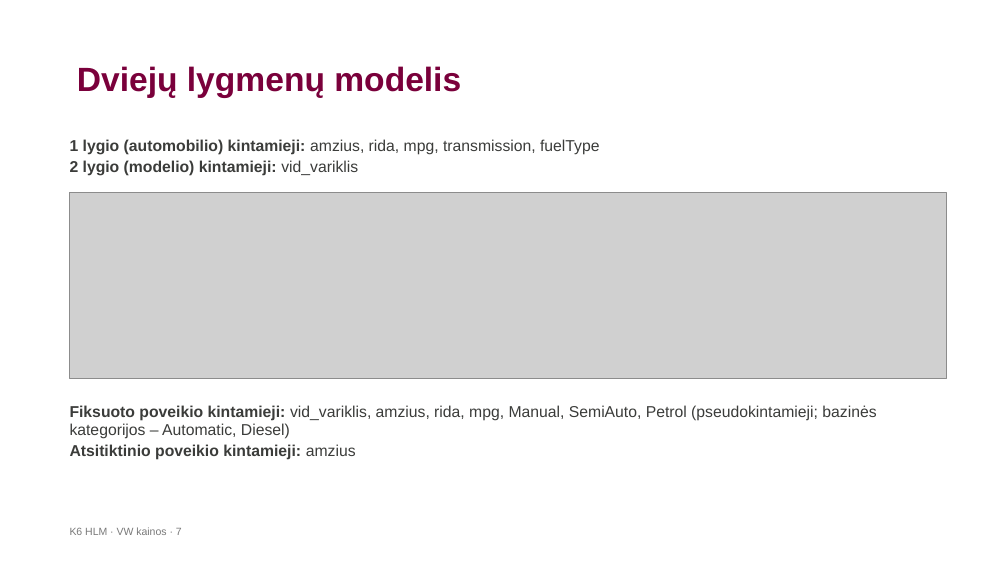
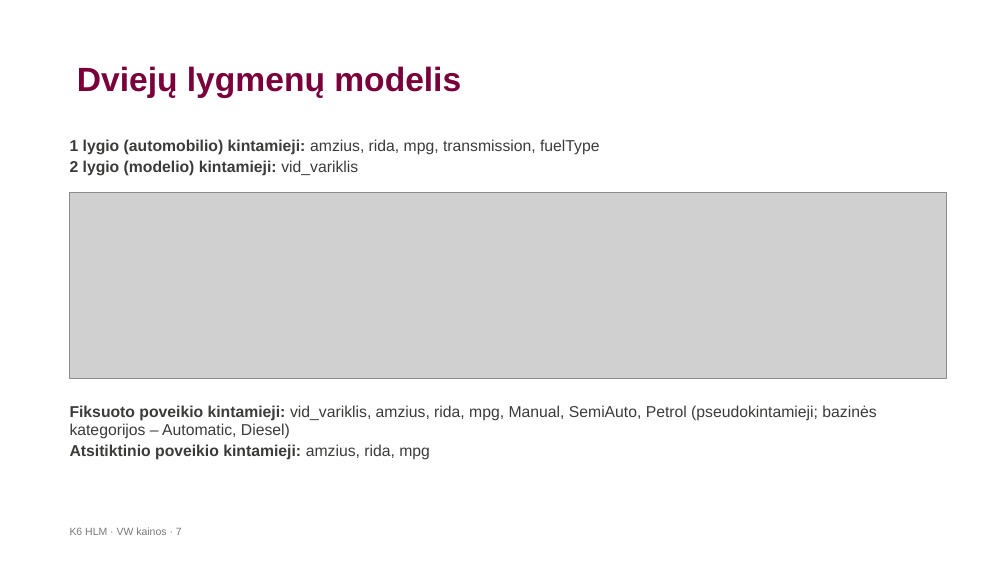
Before and after one commit to LidijaPu/K6, a slide deck: slide 7 of K6_HLM_VW_pristatymas_.pptx. Drawn at 1008x567 pixels with LibreOffice and Linux fonts; fonts in the diff are those of the drawing; grey boxes stand for pictures; background and template pictures are left out. Boxes give left, top, right and bottom in pixels: in the first picture for what was removed or moved away, otherwise in the second. Text is boxed around its words. In the diff, an @@ line names an element or a change of style, - is before the commit and + after.

```diff
--- a/K6_HLM_VW_pristatymas_.pptx
+++ b/K6_HLM_VW_pristatymas_.pptx
@@ text at (x1=70, y1=444, x2=430, y2=460): text changed @@
-Atsitiktinio poveikio kintamieji: amzius
+Atsitiktinio poveikio kintamieji: amzius, rida, mpg
```
Also in this commit, not shown: 7 other slides changed, 5 other files.
